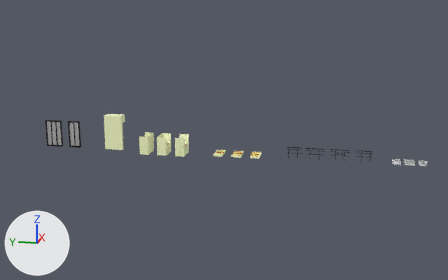
The Blender file Models/Side Walk/Side Walk.blend, before and after one commit.
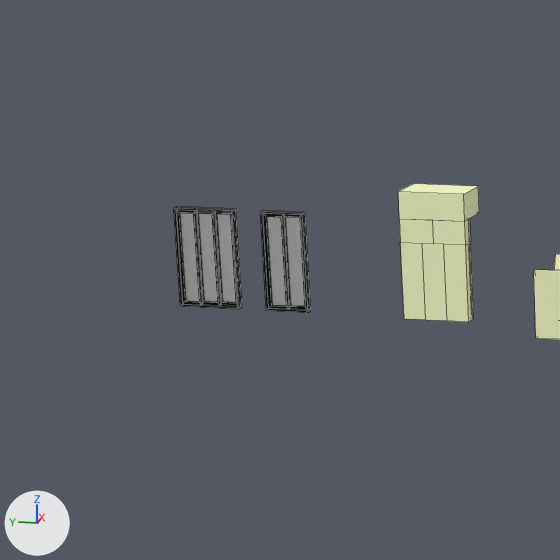
There are two pictures of each version: one whole from a 50 mm camera at (-32.97, -3.67, 8.82) aimed at (-0.98, 2.73, 0.83), one close up on the part from 0% to 33% of the width and 24% to 76% of the height. Every picture has the same lights, and +X, +Y and +Z are marked at lower left. The first two pictures are the older version. The close-ups show mesh edges as thin lines.

In view in the first close-up: '2 Glass Window', '3 Glass Window', 'Gutter Left', 'Window'.
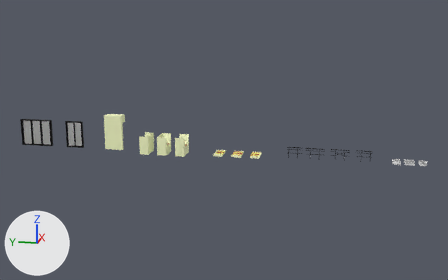
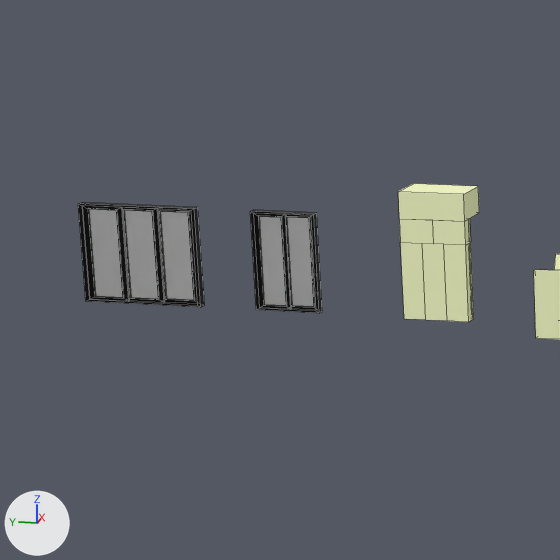
Changed parts and their boxes (x1, y1, x2, y2) in the close-ups (560 x 560 px):
'3 Glass Window', moved, rescaled (86% wider): before (174, 206, 242, 309); after (78, 202, 205, 307)
'2 Glass Window', rescaled (40% wider): before (260, 210, 311, 313); after (250, 210, 322, 313)

What the commit changed:
me_cube_008 is used by ob_2_glass_window; location (-1.0, 11.37, 0.0).
me_cube_008 had 80 vertices, 76 faces and spanned x -0.05..0.05, y -0.35..0.31, z 0.0..1.5.
me_cube_008 now has 80 vertices, 76 faces and spans x -0.05..0.05, y -0.53..0.47, z 0.0..1.5.
me_cube_008 part 1: the whole mesh is scaled about the mesh origin by (1, 1.51, 1).
me_cube_009 is used by ob_3_glass_window; location (-1.0, 12.63, 0.0).
me_cube_009 had 112 vertices, 106 faces and spanned x -0.06..0.06, y -0.5..0.43, z 0.0..1.5.
me_cube_009 now has 112 vertices, 106 faces and spans x -0.06..0.06, y -1.0..0.87, z 0.0..1.5.
me_cube_009 part 2: the whole mesh is scaled about the mesh origin by (1, 2, 1).
Object '3 Glass Window' (ob_3_glass_window) moves from (-1.0, 12.63, 0.0) to (-1.0, 13.73, 0.0).
